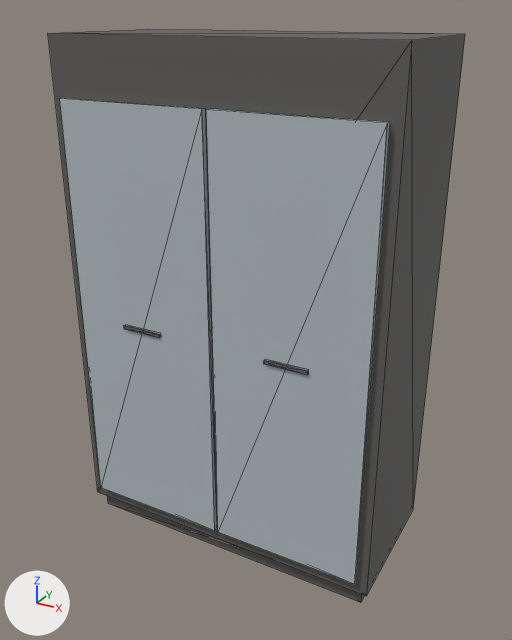
Two versions of the glTF model storage/picture/mocan-74.glb, one commit apart.
Before and after are seen from a 50 mm camera at (0.877, -1.575, 1.454) aimed at (0.019, -0.014, 0.674). Lighting does not change. The marker at lower left points along +X, +Y and +Z. The older version comes first. Mesh edges are drawn as thin lines. Vertices at exactly the same position are counted once.

Before the edit, the objects in view are built like this:
```python
me_mesh_0 = bpy.data.meshes.new('Mesh_0')
me_mesh_0.from_pydata(...)  # 48 vertices, 72 faces; spans x -0.45..0.45, y -0.222..0.2, z 0.0..1.4
# faces by material slot: [24, 24, 24]
me_mesh_0.materials.append(mat_wood)  # dark grey #5f5d5c
me_mesh_0.materials.append(mat_cushion)  # light grey #b2bdc2
me_mesh_0.materials.append(mat_metal)  # grey #89898e
# before: 8 (0.45, 0.2, 0.05) at pixel (413, 509), 11 (0.45, -0.2, 0.05) at pixel (366, 596), 12 (-0.45, -0.2, 0.05) at pixel (97, 492), 15 (-0.45, 0.2, 0.05)
ob_furniture = bpy.data.objects.new('furniture', me_mesh_0)
ob_furniture.location = (0.0, 0.0, 0.0)
```
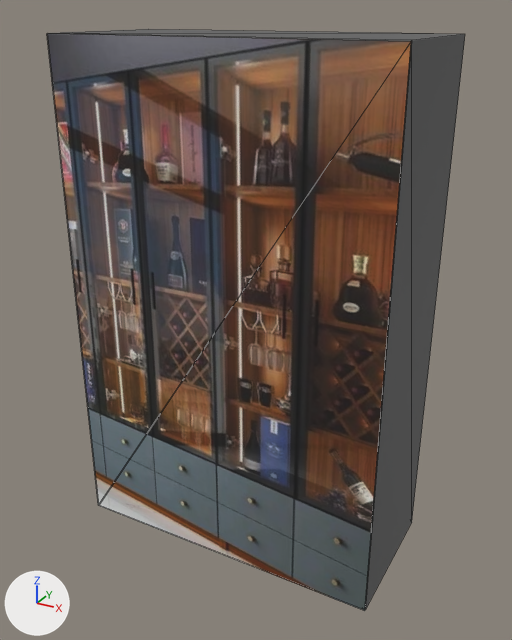
What differs and where, as boxes [x1, y1, x2, y2] in the pictures (512 x 640 px; the box of a moved part takes in the faces that stretch with it):
'furniture', reshaped
    before: [48, 29, 465, 602]
    after: [47, 29, 465, 611]
part 1 of me_mesh_0, rebuilt (131% wider, 33% taller)
    before: [60, 98, 217, 530]
    after: [47, 34, 411, 611]
part 2 of me_mesh_0, deleted
    before: [108, 496, 365, 602]
part 3 of me_mesh_0, deleted
    before: [124, 325, 161, 338]
part 4 of me_mesh_0, deleted
    before: [264, 360, 309, 375]
part 5 of me_mesh_0, deleted
    before: [206, 109, 390, 584]
part 6 of me_mesh_0, moved or reshaped
    before: [48, 33, 465, 596]
    after: [48, 33, 465, 610]

The change in detail:
Picture 'Image_0' (img_image_0) is new.
Material 'photo' (mat_photo) is new.
Its texture is img_image_0.
Its roughness is 0.85.
me_mesh_0 is used by ob_furniture; location (0.0, 0.0, 0.0).
Verts and faces of me_mesh_0; kept vertices keep their numbers, new ones are numbered from 48.
me_mesh_0 had 48 vertices, 72 faces and spanned x -0.45..0.45, y -0.222..0.2, z 0.0..1.4.
me_mesh_0 now has 12 vertices, 14 faces and spans x -0.45..0.45, y -0.204..0.2, z 0.0..1.4.
me_mesh_0 part 1: the loose piece of 8 vertices spanning x -0.42..-0.006, y -0.216..-0.2, z 0.09..1.251 is rebuilt with 4 vertices and now spans x -0.45..0.45, y -0.204, z 0.002..1.398, in mat_photo (picture img_image_0).
me_mesh_0 part 2: the loose piece of 8 vertices spanning x -0.43..0.43, y -0.18..0.18, z 0.0..0.05 is deleted.
me_mesh_0 part 3: the loose piece of 8 vertices spanning x -0.271..-0.155, y -0.222..-0.214, z 0.665..0.675 is deleted.
me_mesh_0 part 4: the loose piece of 8 vertices spanning x 0.155..0.271, y -0.222..-0.214, z 0.665..0.675 is deleted.
me_mesh_0 part 5: the loose piece of 8 vertices spanning x 0.006..0.42, y -0.216..-0.2, z 0.09..1.251 is deleted.
Part 6, on me_mesh_0:
Vertices 8, 11, 12, 15 move by (0.0, 0.0, -0.05).
me_mesh_0 no longer uses material mat_cushion (light grey #b2bdc2).
me_mesh_0 no longer uses material mat_metal (grey #89898e).
me_mesh_0 gains material mat_photo (picture img_image_0).
